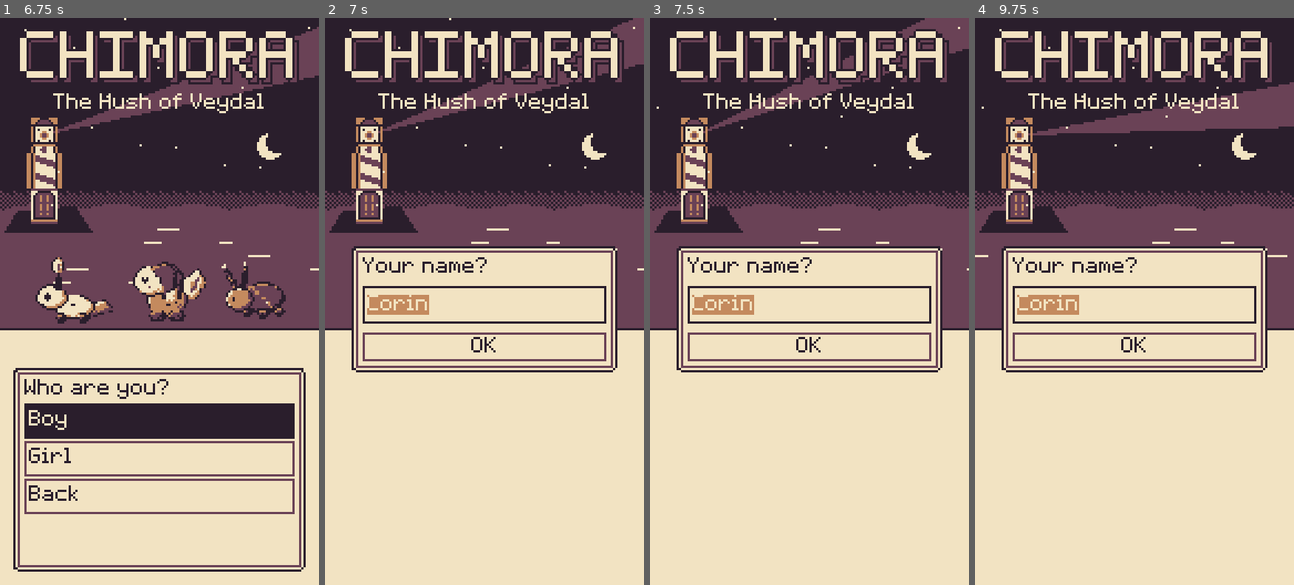
Above: before the commit, frames 1-4 (left to right).
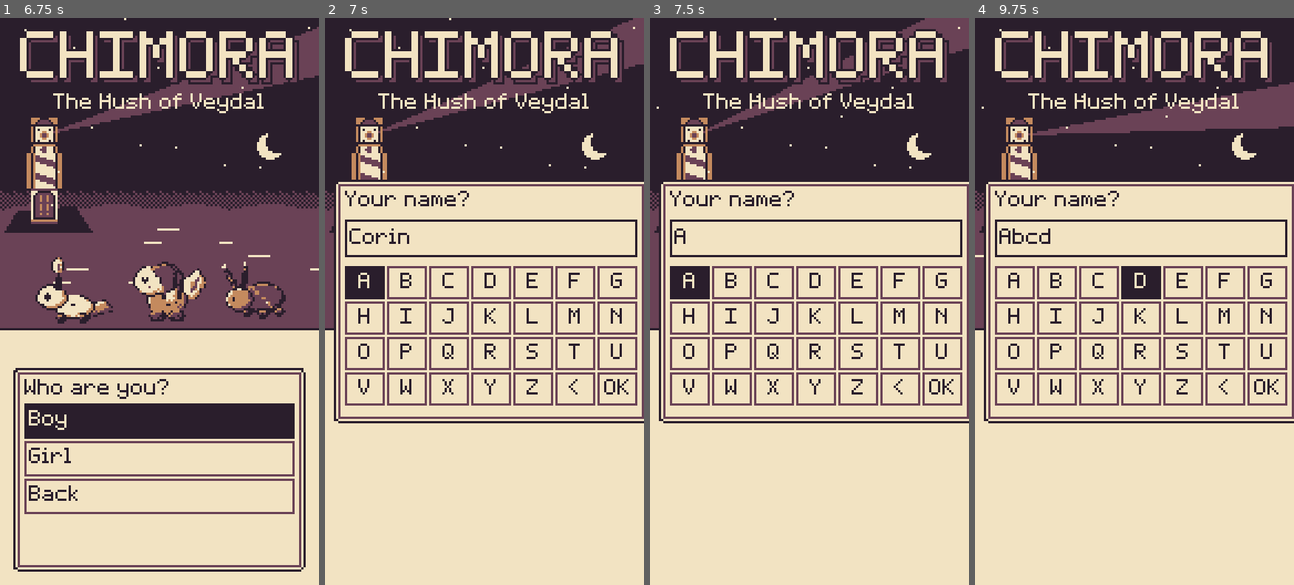
Above: after the commit, the same moments.

Repository: Erste-Hilfe-Hero/Remakeee
Game: Godot game, scene res://scenes/ui/Title.tscn
Two runs of this game, one before a commit and one after it. Both use one fixed random seed, a clock stepped at 60 frames per second and the inputs below.
Inputs (mouse positions are in pixels of both pictures, inside the frame that each line leads up to):
- Up to frame 1 (6.75 s): tap Enter (ui_accept) at 0.5, 0.77, 3.77 s; move the mouse to (229, 273) at 0.52 s; hold Right (ui_right) 0.53-1.25 s; tap R (battle_auto) at 0.6 s; click (229, 273) at 0.67 s; drag from (95, 329) to (143, 414) at 1.27 s; move the mouse to (191, 176) at 2.02 s; hold Right (ui_right) 2.03-2.75 s; hold Shift 2.03-2.75 s; drag from (143, 414) to (63, 216) at 2.77 s; move the mouse to (255, 386) at 3.52 s; hold Left (ui_left) 3.53-4.25 s; tap Ctrl at 3.6 s; drag from (63, 216) to (111, 159) at 4.27 s; move the mouse to (175, 301) at 5.02 s; hold Down (ui_down) 5.03-5.75 s; tap M at 5.1 s; click (175, 301) at 5.17 s; drag from (111, 159) to (95, 329) at 5.77 s; move the mouse to (229, 273) at 6.52 s; hold Up (ui_up) from 6.53 s (still down); tap F (battle_speed) at 6.6 s
- Up to frame 2 (7 s): keep holding Up (ui_up); tap Enter (ui_accept) at 6.77 s
- Up to frame 3 (7.5 s): release Up (ui_up) at 7.25 s; click (688, 284) at 7.25 s, where only the run after the commit has a clickable "A"
- Up to frame 4 (9.75 s): click (1057, 284) at 8 s, where only the run after the commit has a clickable "B"; click (1099, 284) at 8.75 s, where only the run after the commit has a clickable "C"; click (1140, 284) at 9.5 s, where only the run after the commit has a clickable "D"

Frame 1 is identical in both runs. In frame 2, 22% of the frame differs, in the area x 2-100%, y 28-72%; in frame 3, 22%; in frame 4, 22%.

Commit message:
fix: name can be typed on phones (own letter keys, browser keyboard on)
The phone keyboard did not open for the name field (iPhone browser build:
html/experimental_virtual_keyboard was off). The name box now has its own
A-Z keys with delete and OK, usable by touch, D-pad and gamepad; the first
key replaces the suggested name. The web export also turns the browser
keyboard on.

Co-Authored-By: Claude Opus 5.5 <noreply@anthropic.com>
Claude-Session: https://claude.ai/code/session_01QqDVFp96MKvyRuPSqUmYCt

Diff:
--- /dev/null
+++ b/scripts/ui/NameKeyboard.gd
@@ -0,0 +1,59 @@
+class_name NameKeyboard
+extends GridContainer
+## On-screen letter keys for the name at new game. Phones (and the browser build on iPhone)
+## don't always open their own keyboard for a LineEdit, so the name can always be typed here,
+## by touch, D-pad or gamepad. The first letter is upper case, the rest lower case.
+
+signal confirmed
+
+const LETTERS: String = "ABCDEFGHIJKLMNOPQRSTUVWXYZ"
+const DELETE: String = "<"
+const OK: String = "OK"
+const KEY_SIZE := Vector2(18, 15)
+
+## The field the keys type into.
+var target: LineEdit
+## True while the field still shows the suggested name: the first key replaces it.
+var fresh: bool = false
+
+func _ready() -> void:
+	columns = 7
+	add_theme_constant_override("h_separation", 1)
+	add_theme_constant_override("v_separation", 1)
+	for i: int in LETTERS.length():
+		_add_key(LETTERS[i])
+	_add_key(DELETE)
+	_add_key(OK)
+
+func _add_key(label: String) -> void:
+	var b := Button.new()
+	b.text = label
+	b.custom_minimum_size = KEY_SIZE
+	b.auto_translate_mode = Node.AUTO_TRANSLATE_MODE_DISABLED
+	b.pressed.connect(press.bind(label))
+	add_child(b)
+
+## What a key does (also used by the tests).
+func press(label: String) -> void:
+	if target == null:
+		return
+	if fresh and label != OK:
+		fresh = false
+		target.text = ""
+		if label == DELETE:
+			return
+	match label:
+		DELETE:
+			target.text = target.text.left(-1) if not target.text.is_empty() else ""
+		OK:
+			confirmed.emit()
+		_:
+			if target.max_length > 0 and target.text.length() >= target.max_length:
+				return
+			target.text += label if target.text.is_empty() else label.to_lower()
+	target.caret_column = target.text.length()
+
+## Focus on the first key so a D-pad or gamepad can type right away.
+func focus_first() -> void:
+	if get_child_count() > 0:
+		(get_child(0) as Control).grab_focus()
--- a/scripts/ui/TitleScreen.gd
+++ b/scripts/ui/TitleScreen.gd
@@ -11,6 +11,7 @@
 var _status: Label
 var _name_box: PanelContainer
 var _name_edit: LineEdit
+var _name_keys: NameKeyboard
 signal _name_done(text: String)
 
 func _ready() -> void:
@@ -45,11 +46,11 @@
 	_name_box = PanelContainer.new()
 	_name_box.add_theme_stylebox_override("panel", UITheme.panel_style())
 	_name_box.set_anchors_preset(Control.PRESET_CENTER)
-	_name_box.custom_minimum_size = Vector2(120, 50)
-	_name_box.offset_left = -60
-	_name_box.offset_right = 60
-	_name_box.offset_top = -25
-	_name_box.offset_bottom = 25
+	_name_box.custom_minimum_size = Vector2(136, 110)
+	_name_box.offset_left = -68
+	_name_box.offset_right = 68
+	_name_box.offset_top = -55
+	_name_box.offset_bottom = 55
 	_name_box.visible = false
 	add_child(_name_box)
 	var v := VBoxContainer.new()
@@ -67,10 +68,11 @@
 		if ev.is_action_pressed("ui_accept") and not (ev is InputEventKey):
 			_name_done.emit(_name_edit.text))
 	v.add_child(_name_edit)
-	var ok := Button.new()
-	ok.text = "OK"
-	ok.pressed.connect(func() -> void: _name_done.emit(_name_edit.text))
-	v.add_child(ok)
+	# Own letter keys: the phone keyboard does not always open (iPhone browser, item from Ali 2026-11-04).
+	_name_keys = NameKeyboard.new()
+	_name_keys.target = _name_edit
+	_name_keys.confirmed.connect(func() -> void: _name_done.emit(_name_edit.text))
+	v.add_child(_name_keys)
 
 ## Chimora is online only: nothing past the title works without the server (item 1).
 func _go_online() -> void:
@@ -196,8 +198,8 @@
 		return false
 	_name_edit.text = GameState.DEFAULT_NAMES[look]
 	_name_box.visible = true
-	_name_edit.grab_focus()
-	_name_edit.select_all()
+	_name_keys.fresh = true
+	_name_keys.focus_first()
 	var name: String = await _name_done
 	_name_box.visible = false
 	GameState.new_game(GameState.Difficulty.TAMER, name, look, "", look)
--- /dev/null
+++ b/tests/unit/test_name_keys.gd
@@ -0,0 +1,45 @@
+extends GutTest
+## On-screen name keys at new game (the phone keyboard does not always open).
+
+func _keys() -> NameKeyboard:
+	var edit := LineEdit.new()
+	edit.max_length = 10
+	add_child_autofree(edit)
+	var k := NameKeyboard.new()
+	k.target = edit
+	add_child_autofree(k)
+	return k
+
+func test_typing_capitalises_first_letter_only() -> void:
+	var k: NameKeyboard = _keys()
+	for c: String in ["M", "A", "R", "A"]:
+		k.press(c)
+	assert_eq(k.target.text, "Mara")
+
+func test_first_key_replaces_suggested_name() -> void:
+	var k: NameKeyboard = _keys()
+	k.target.text = "Corin"
+	k.fresh = true
+	k.press("L")
+	assert_eq(k.target.text, "L")
+
+func test_delete_and_max_length() -> void:
+	var k: NameKeyboard = _keys()
+	for i: int in 12:
+		k.press("A")
+	assert_eq(k.target.text.length(), 10)
+	k.press(NameKeyboard.DELETE)
+	assert_eq(k.target.text.length(), 9)
+
+func test_ok_confirms_and_keeps_suggestion() -> void:
+	var k: NameKeyboard = _keys()
+	k.target.text = "Corin"
+	k.fresh = true
+	watch_signals(k)
+	k.press(NameKeyboard.OK)
+	assert_signal_emitted(k, "confirmed")
+	assert_eq(k.target.text, "Corin")
+
+func test_has_all_letters_and_keys() -> void:
+	var k: NameKeyboard = _keys()
+	assert_eq(k.get_child_count(), 28)
Not shown, changed: export_presets.cfg
Not shown, added: scripts/ui/NameKeyboard.gd.uid
Not shown, added: tests/unit/test_name_keys.gd.uid
